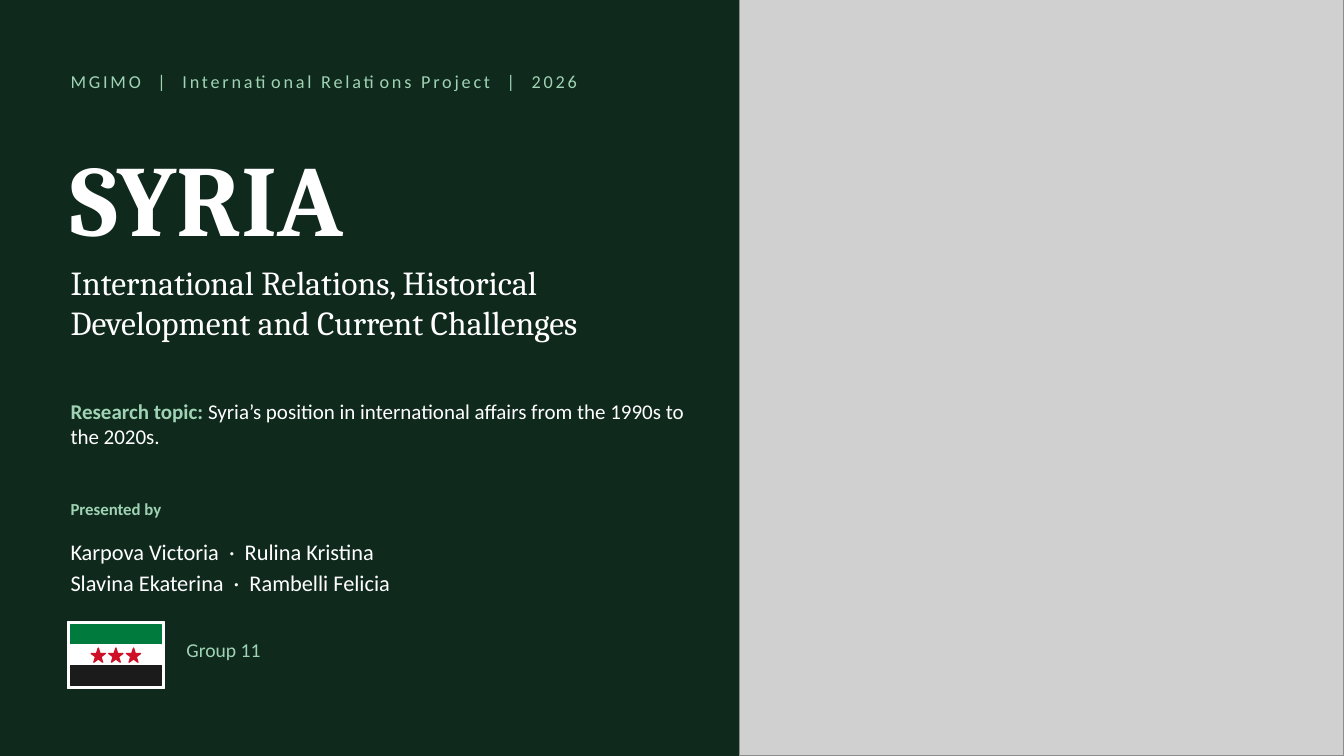
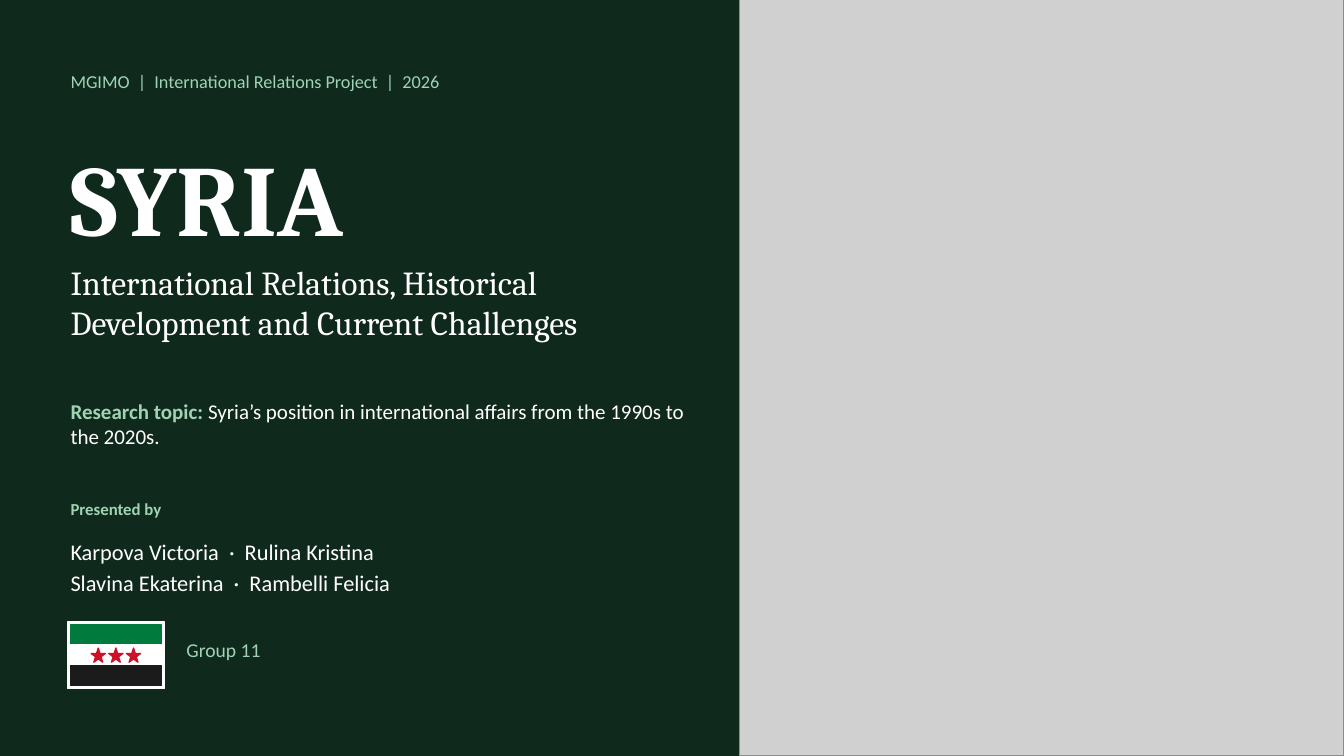
Before and after one commit to lukasmiljanic2008/Luka, a slide deck: slide 1 of Syria_IR_Group11.pptx. Drawn at 1344x756 pixels with LibreOffice and Linux fonts; fonts in the diff are those of the drawing; grey boxes stand for pictures. Boxes give left, top, right and bottom in pixels: in the first picture for what was removed or moved away, otherwise in the second. Text is boxed around its words. In the diff, an @@ line names an element or a change of style, - is before the commit and + after.

```diff
--- a/Syria_IR_Group11.pptx
+++ b/Syria_IR_Group11.pptx
@@ text "MGIMO | International Relations Project ..." at bbox=[71, 75, 439, 91]: letter spacing 2 to 0 pt @@
```
Also in this commit, not shown: 3 other slides changed.
